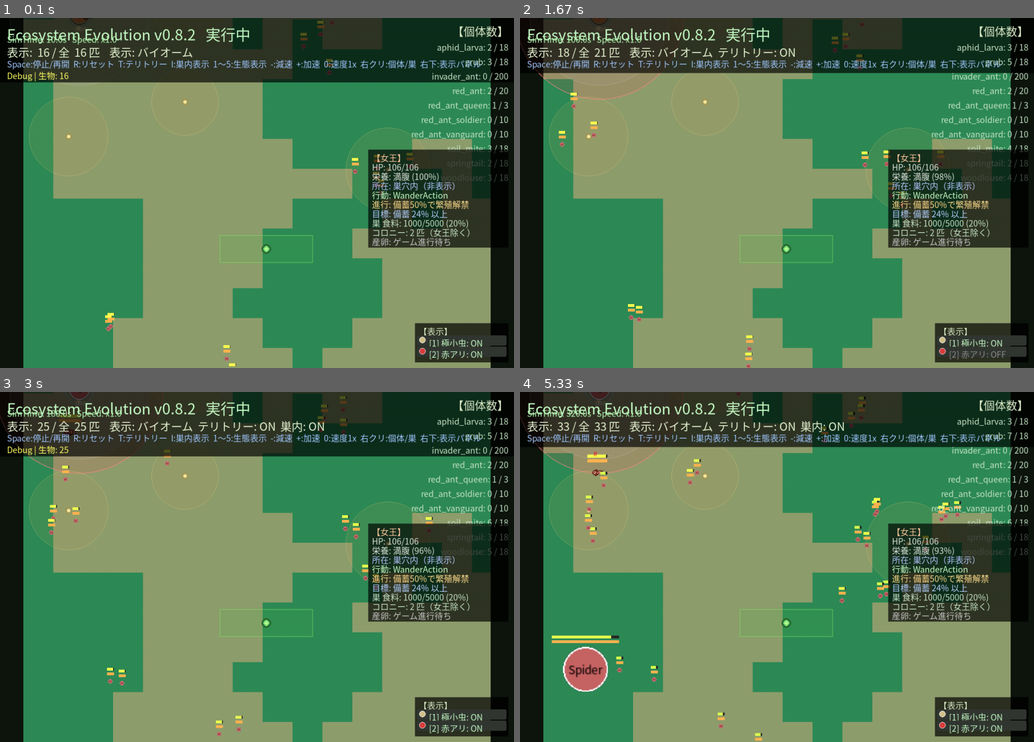
Above: before the commit, frames 1-4 (two rows, left to right).
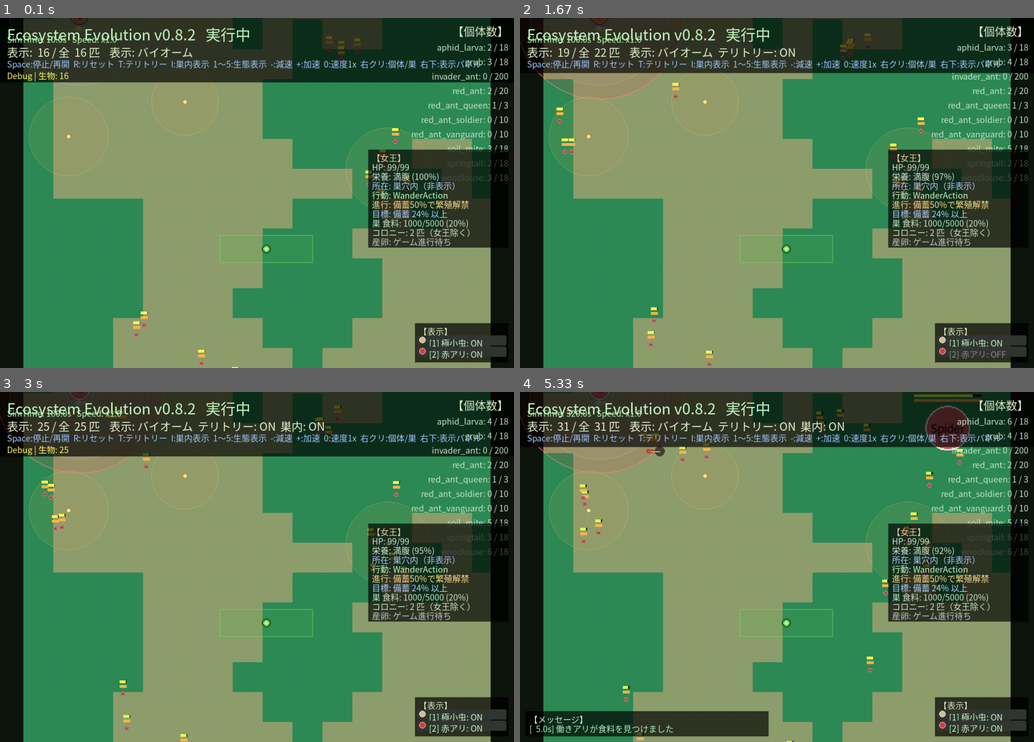
Above: after the commit, the same moments.

Repository: illuaStudio/ecosystem_evo
Game: pygame game, started from src/main.py
The game is run twice, just before and just after one commit, with the same random seed, the same clock (stepped at 60 frames per second) and the same inputs.
Inputs:
- Up to frame 1 (0.1 s): no input
- Up to frame 2 (1.67 s): click "[2] 赤アリ: ON" at 0.38 s; tap Enter at 0.67 s; hold D 1-1.47 s; tap T at 1.5 s
- Up to frame 3 (3 s): tap 3 at 1.83 s; tap I at 2.17 s; click "[2] 赤アリ: OFF" at 2.55 s; hold D from 2.83 s (still down)
- Up to frame 4 (5.33 s): release D at 3.3 s; hold A 3.33-3.87 s; hold S 3.9-4.2 s; tap 3 at 4.05 s; hold A 4.23-4.63 s; hold D 4.67-5.3 s

The runs differ from the first frame. In frame 1, 0.8% of the frame differs, in the area x 15-82%, y 0-100%; in frame 2, 1.1%; in frame 3, 1.2%; in frame 4, 7.1%, in the area x 2-96%, y 0-100%.

Commit message:
加速時の結果が同一になる処理のバグを修正

Diff:
--- a/src/client/app.py
+++ b/src/client/app.py
@@ -72,6 +72,9 @@
 
     def reset_simulation(self, world_name: str = "Grassland"):
         config.reload_all()
+        from src.game.sim_seed import apply_config_simulation_seed
+
+        apply_config_simulation_seed()
         pygame.display.set_caption(
             f"{config.game_app['game_title']} v{config.game_app['version']}"
         )
--- a/src/game/game_controller.py
+++ b/src/game/game_controller.py
@@ -59,13 +59,6 @@
     def reset_for_world(
         self, world: "World | None" = None, bridge: SimBridge | None = None
     ) -> None:
-        from src.config import config
-        from src.game.sim_seed import apply_simulation_seed
-
-        seed = config.sim.get("seed")
-        if seed is not None:
-            apply_simulation_seed(int(seed))
-
         if bridge is not None:
             self.bridge = bridge
             self.director.set_bridge(bridge)
--- a/src/game/sim_seed.py
+++ b/src/game/sim_seed.py
@@ -8,3 +8,14 @@
     if seed is None:
         return
     random.seed(int(seed))
+
+
+def apply_config_simulation_seed() -> bool:
+    """config/sim/engine.json の seed を適用。World 生成の前に呼ぶ。"""
+    from src.config import config
+
+    raw = config.sim.get("seed")
+    if raw is None:
+        return False
+    apply_simulation_seed(int(raw))
+    return True
--- a/tests/game/test_sim_determinism.py
+++ b/tests/game/test_sim_determinism.py
@@ -7,7 +7,7 @@
 from src.game.game_controller import GameController
 from src.game.sim_bridge_factory import make_sim_bridge
 from src.game.sim_runner import SimRunner
-from src.game.sim_seed import apply_simulation_seed
+from src.game.sim_seed import apply_config_simulation_seed, apply_simulation_seed
 from src.game.sim_tick_pipeline import advance_paired_sim_steps, advance_sim_gate
 from src.sim.systems.world import World
 
@@ -52,8 +52,8 @@
     simulation_speed: float,
 ) -> tuple:
     """total_sim_steps 回の step_once（sim 停止時は on_tick のみ）まで進める。"""
+    config.reload_all()
     apply_simulation_seed(seed)
-    config.reload_all()
     world = World("Grassland")
     bridge = make_sim_bridge(world)
     controller = GameController(_game_config_fast_defense(), bridge=bridge)
@@ -106,5 +106,21 @@
         self.assertEqual(fp_1x[2:], fp_32x[2:])
         self.assertLess(fp_32x[1], fp_1x[1])
 
+    def test_config_seed_before_world_reproducible(self):
+        """engine.json の seed は World() より前に効く（balance_run 再現用）。"""
+        config.reload_all()
+        config.sim["seed"] = 42
+        apply_config_simulation_seed()
+        w1 = World("Grassland")
+        fp1 = _creature_fingerprint(w1)
+
+        config.reload_all()
+        config.sim["seed"] = 42
+        apply_config_simulation_seed()
+        w2 = World("Grassland")
+        fp2 = _creature_fingerprint(w2)
+        self.assertEqual(fp1, fp2)
+
+
 if __name__ == "__main__":
     unittest.main()
--- a/tools/balance_run.py
+++ b/tools/balance_run.py
@@ -212,8 +212,16 @@
     verbose: bool = False,
     dev_ticks: int | None = None,
     min_soldiers: int | None = None,
+    seed: int | None = None,
 ) -> BalanceRunReport:
     config.reload_all()
+    from src.game.sim_seed import apply_config_simulation_seed, apply_simulation_seed
+
+    if seed is not None:
+        apply_simulation_seed(int(seed))
+    else:
+        apply_config_simulation_seed()
+
     ctx = default_sim_rate_context()
     runner = SimRunner()
 
@@ -508,6 +516,12 @@
         action="store_true",
         help="Print game messages each step",
     )
+    parser.add_argument(
+        "--seed",
+        type=int,
+        default=None,
+        help="Override config/sim/engine.json seed (apply before World load)",
+    )
     args = parser.parse_args()
 
     report = run_balance(
@@ -516,6 +530,7 @@
         verbose=args.verbose,
         dev_ticks=args.dev_ticks,
         min_soldiers=args.min_soldiers,
+        seed=args.seed,
     )
     print_report(report)
     return 0
